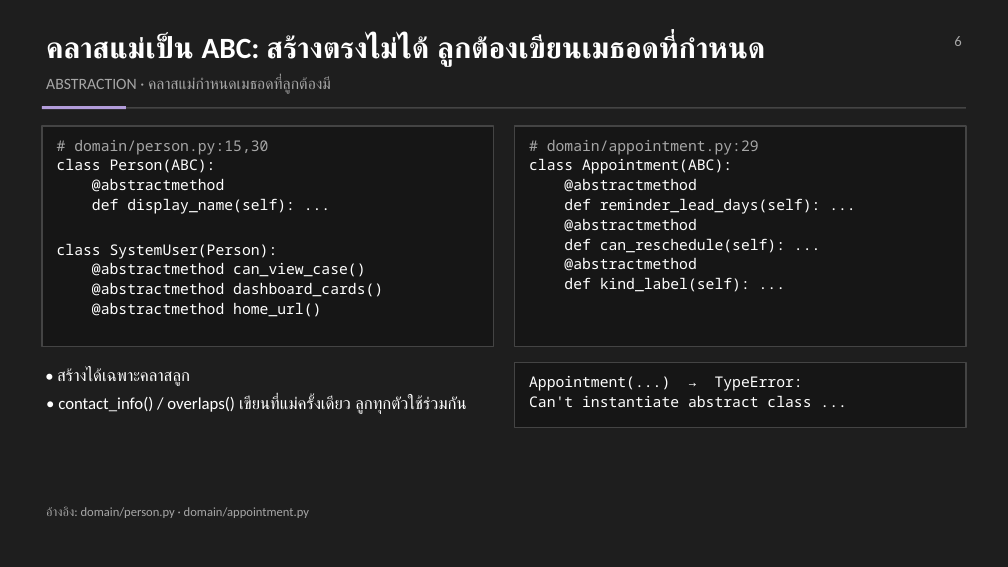
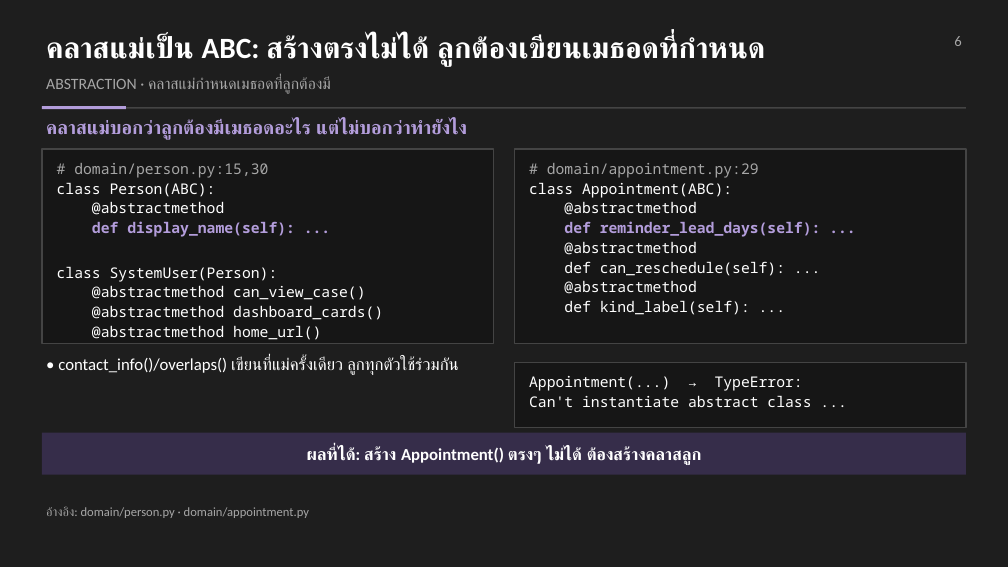
Before and after one commit to Maythane/Law-Firm-Project, a slide deck: slide 6 of docs/slides/LawFirm_Presentation.pptx. Drawn at 1008x567 pixels with LibreOffice and Linux fonts; fonts in the diff are those of the drawing. Boxes give left, top, right and bottom in pixels: in the first picture for what was removed or moved away, otherwise in the second. Text is boxed around its words. In the diff, an @@ line names an element or a change of style, - is before the commit and + after.

```diff
--- a/docs/slides/LawFirm_Presentation.pptx
+++ b/docs/slides/LawFirm_Presentation.pptx
@@ text added at (x1=46, y1=119, x2=467, y2=140), 18 pt, text #B39DDB, bold @@
+คลาสแม่บอกว่าลูกต้องมีเมธอดอะไร แต่ไม่บอกว่าทำยังไง
@@ rectangle resized from (x1=42, y1=126, x2=494, y2=347) to (x1=42, y1=149, x2=494, y2=343) @@
@@ rectangle resized from (x1=515, y1=126, x2=966, y2=347) to (x1=515, y1=149, x2=966, y2=343) @@
@@ text "# domain/person.py:15,30" moved from (x1=57, y1=140, x2=383, y2=317) to (x1=57, y1=163, x2=383, y2=340) @@
@@ text "# domain/appointment.py:29" moved from (x1=529, y1=140, x2=821, y2=292) to (x1=529, y1=163, x2=821, y2=315) @@
@@ text at (x1=92, y1=221, x2=295, y2=237): text colour #FFFFFF to #B39DDB, bold on in "def display_name(self): ..." @@
@@ text at (x1=564, y1=221, x2=821, y2=237): text colour #FFFFFF to #B39DDB, bold on in "def reminder_lead_days(self): ..." @@
@@ text at (x1=58, y1=358, x2=459, y2=375): text changed @@
-• สร้างได้เฉพาะคลาสลูก
-• contact_info() / overlaps() เขียนที่แม่ครั้งเดียว ลูกทุกตัวใช้ร่วมกัน
+• contact_info()/overlaps() เขียนที่แม่ครั้งเดียว ลูกทุกตัวใช้ร่วมกัน
@@ rectangle added at (x1=42, y1=433, x2=966, y2=475), fill #362D4A @@
@@ text added at (x1=307, y1=447, x2=702, y2=465), 16 pt, text #FFFFFF, bold @@
+ผลที่ได้: สร้าง Appointment() ตรงๆ ไม่ได้ ต้องสร้างคลาสลูก
```
Also in this commit, not shown: 6 other slides changed, 4 other files.
